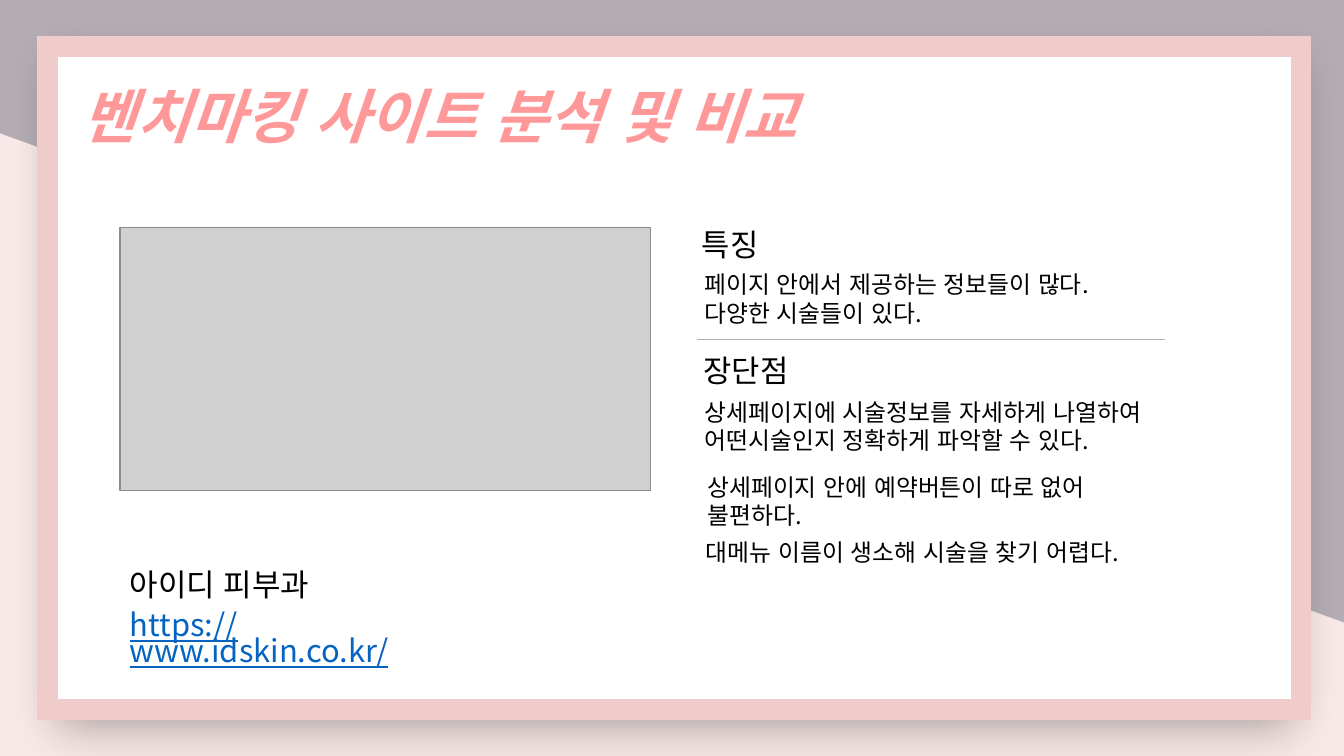
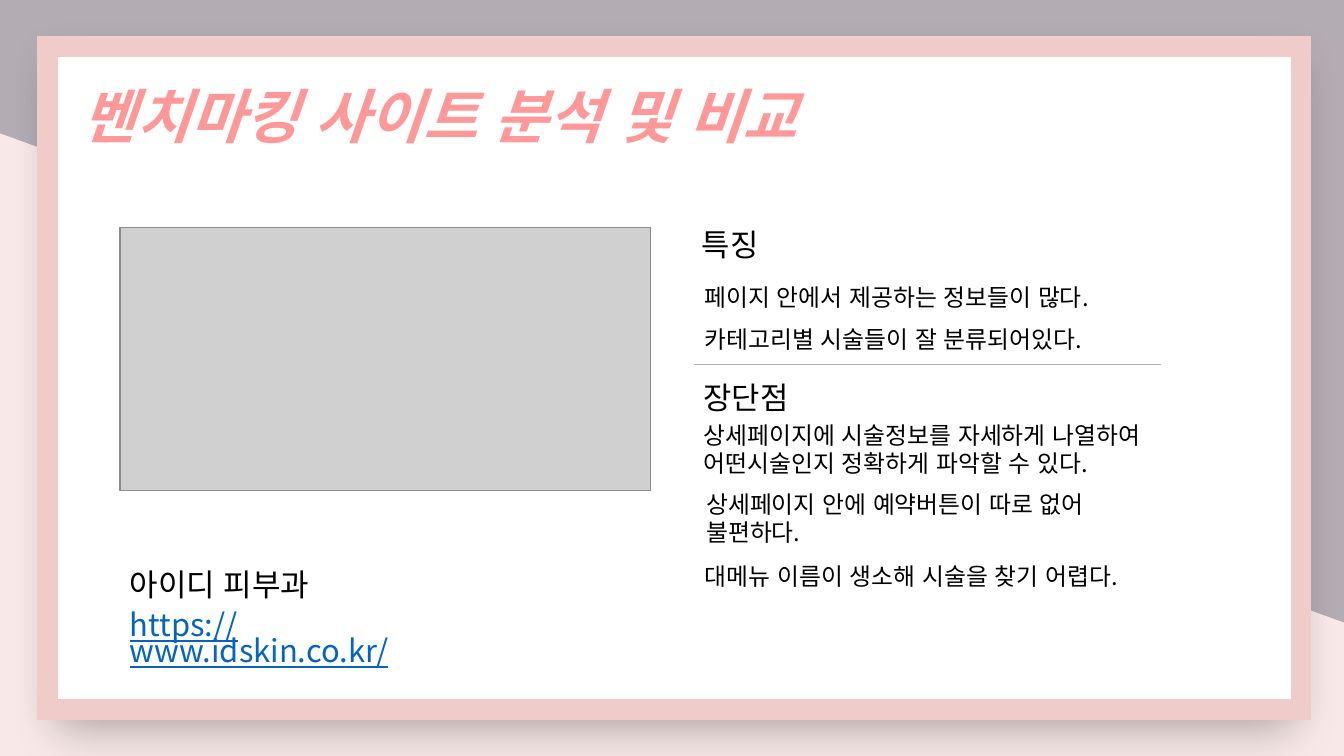
Before and after one commit to nimi2838/thecare, a slide deck: slide 6 of 졸작 기획서.pptx. Drawn at 1344x756 pixels with LibreOffice and Linux fonts; fonts in the diff are those of the drawing; grey boxes stand for pictures. Boxes give left, top, right and bottom in pixels: in the first picture for what was removed or moved away, otherwise in the second. Text is boxed around its words. In the diff, an @@ line names an element or a change of style, - is before the commit and + after.

```diff
--- a/졸작 기획서.pptx
+++ b/졸작 기획서.pptx
@@ text at [704,286,1089,308]: line spacing 0.5 to 1 @@
@@ text at [704,328,1083,350]: text changed @@
-다양한 시술들이 있다.
+카테고리별 시술들이 잘 분류되어있다.
@@ 3 texts: place and size @@
-3 texts at [704,356,1142,563]
+3 texts at [704,383,1141,587]
@@ line moved from (697, 339) - (1165, 339) to (694, 365) - (1162, 365) @@
@@ text "상세페이지 안에 예약버튼이 따로 없어": place and size @@
-text "상세페이지 안에 예약버튼이 따로 없어" at [707,476,1085,526]
+text "상세페이지 안에 예약버튼이 따로 없어" at [706,493,1084,543]
```
Also in this commit, not shown: 4 other slides changed, 17 other files.
